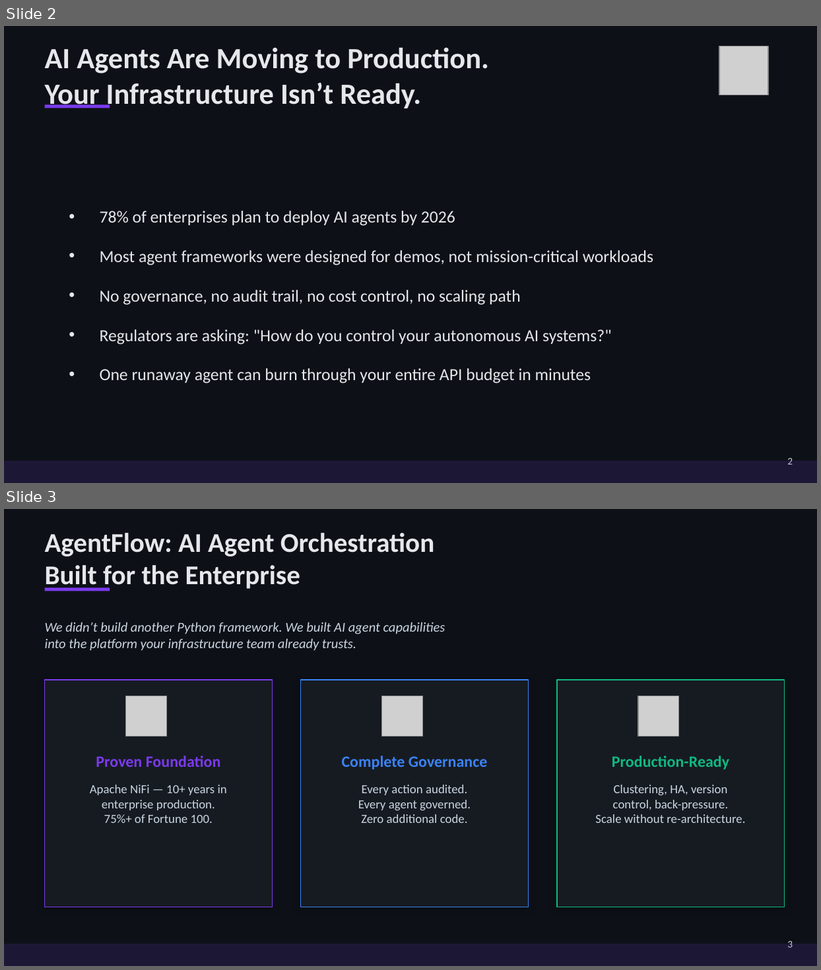
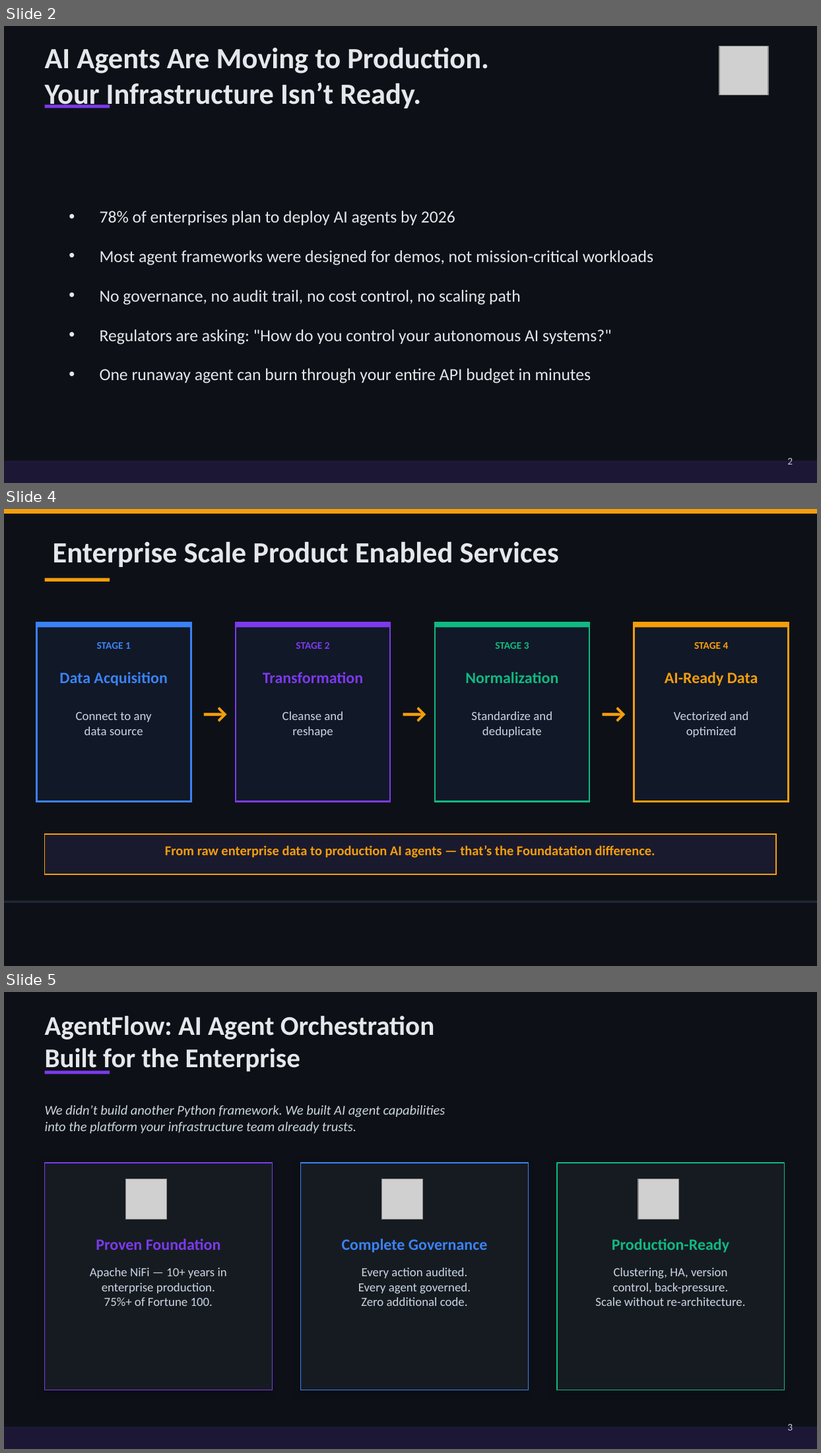
Before and after one commit to bjkolly/agentflow-nifi, a slide deck: docs/agentflow-executive-deck.pptx. Shown one above the other, each under a label of ours: slides 2 and 3 before the commit, slides 2, 4 and 5 after it; the slides between them are not shown. The pictures are 821x970 and 821x1453 pixels, drawn with LibreOffice and Linux fonts; fonts in the diff are those of the drawing; grey boxes stand for pictures. Boxes give left, top, right and bottom in pixels: in the first picture for what was removed or moved away, otherwise in the second. Text is boxed around its words. In the diff, an @@ line names an element or a change of style, - is before the commit and + after.

```diff
--- a/docs/agentflow-executive-deck.pptx
+++ b/docs/agentflow-executive-deck.pptx
@@ slide 4 added at [4, 509, 817, 966], background #0D1117 @@
@@ rectangle added at [4, 509, 817, 514], fill #F59E0B @@
@@ text added at [53, 541, 559, 567], 26 pt, text #E5E7EB, bold @@
+Enterprise Scale Product Enabled Services
@@ rectangle added at [45, 578, 110, 582], fill #F59E0B @@
@@ rectangle added at [36, 623, 191, 802], fill #111827, outline #3B82F6 1.5 pt @@
@@ rectangle added at [36, 623, 191, 628], fill #3B82F6 @@
@@ rectangle added at [236, 623, 390, 802], fill #111827, outline #7C3AED 1.5 pt @@
@@ rectangle added at [236, 623, 390, 628], fill #7C3AED @@
@@ rectangle added at [435, 623, 589, 802], fill #111827, outline #10B981 1.5 pt @@
@@ rectangle added at [435, 623, 589, 628], fill #10B981 @@
@@ rectangle added at [634, 623, 789, 802], fill #111827, outline #F59E0B 1.5 pt @@
@@ rectangle added at [634, 623, 789, 628], fill #F59E0B @@
@@ text added at [97, 642, 131, 649], 9 pt, text #3B82F6, bold @@
+STAGE 1
@@ text added at [296, 642, 330, 649], 9 pt, text #7C3AED, bold @@
+STAGE 2
@@ text added at [495, 642, 529, 649], 9 pt, text #10B981, bold @@
+STAGE 3
@@ text added at [694, 642, 729, 649], 9 pt, text #F59E0B, bold @@
+STAGE 4
@@ text added at [59, 672, 167, 686], 14 pt, text #3B82F6, bold @@
+Data Acquisition
@@ text added at [263, 672, 363, 683], 14 pt, text #7C3AED, bold @@
+Transformation
@@ text added at [465, 672, 558, 683], 14 pt, text #10B981, bold @@
+Normalization
@@ text added at [665, 672, 758, 686], 14 pt, text #F59E0B, bold @@
+AI-Ready Data
@@ text added at [195, 692, 232, 724], 24 pt, text #F59E0B, bold @@
+→
@@ text added at [394, 692, 431, 724], 24 pt, text #F59E0B, bold @@
+→
@@ text added at [593, 692, 630, 724], 24 pt, text #F59E0B, bold @@
+→
@@ text added at [76, 712, 152, 735], 11 pt, text #CBD5E1 @@
+Connect to any
+data source
@@ text added at [283, 712, 343, 737], 11 pt, text #CBD5E1 @@
+Cleanse and
+reshape
@@ text added at [471, 712, 552, 737], 11 pt, text #CBD5E1 @@
+Standardize and
+deduplicate
@@ text added at [674, 712, 749, 737], 11 pt, text #CBD5E1 @@
+Vectorized and
+optimized
@@ rectangle added at [45, 834, 776, 875], fill #1A1A2E, outline #F59E0B 1 pt @@
@@ text added at [165, 846, 655, 858], 12 pt, text #F59E0B, bold @@
+From raw enterprise data to production AI agents — that’s the Foundatation difference.
@@ rectangle added at [4, 901, 817, 904], fill #1F2937 @@
@@ what was slide 3 is now slide 5 @@
```
Also in this commit, not shown: 5 slides changed, 1 other slide added, 14 other files.
